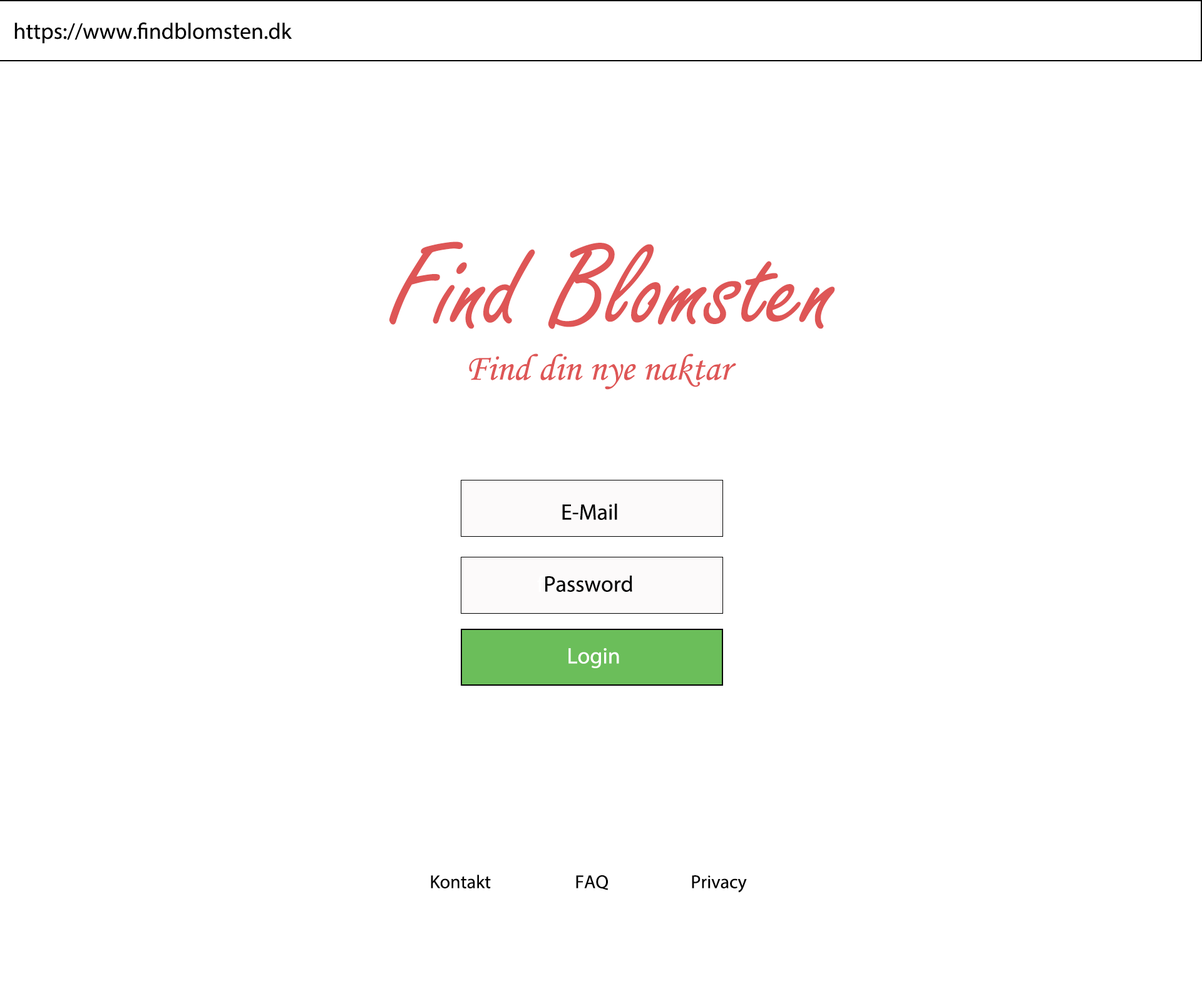
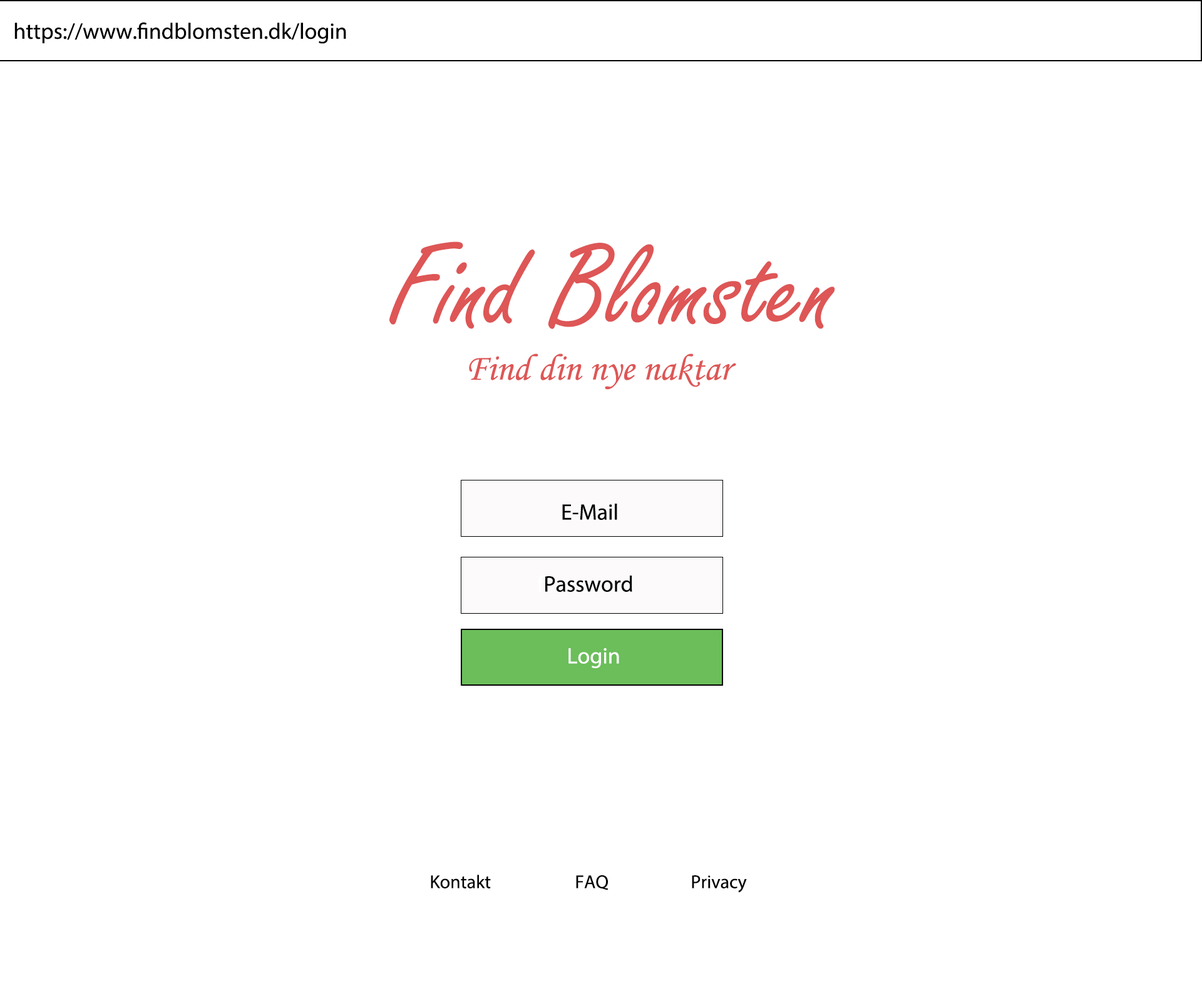
Comparing the layer stacks of the two 1202×1001 images. Changes:
renamed "https://www.findblomsten.dk" to "https://www.findblomsten.dk/login", painted on it over [18,22,347,44]
